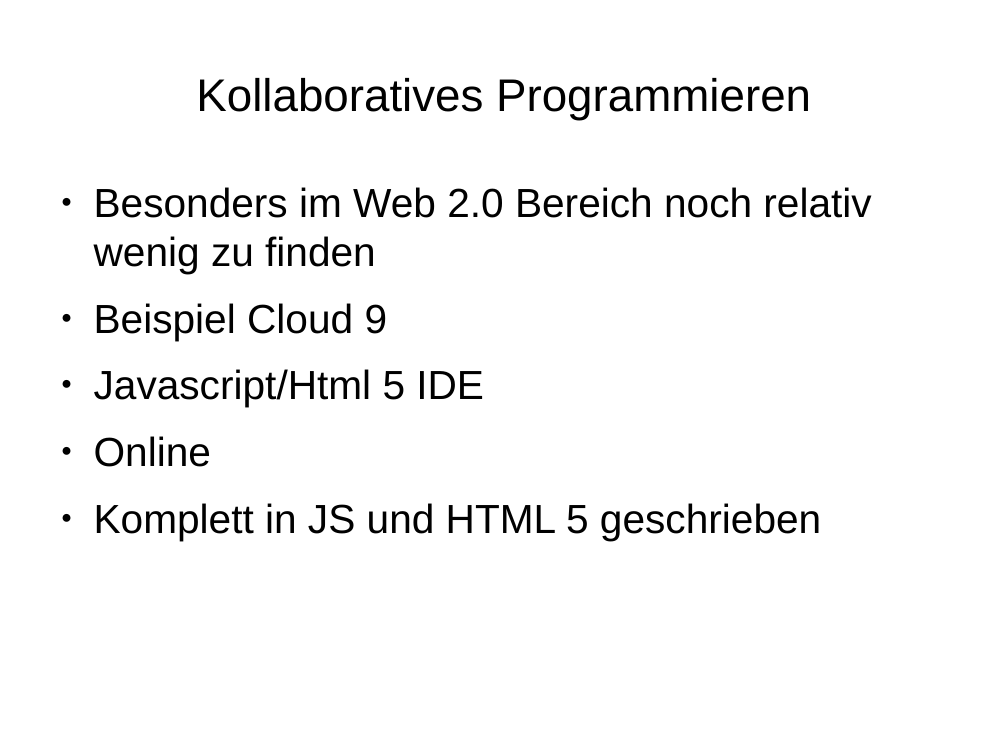
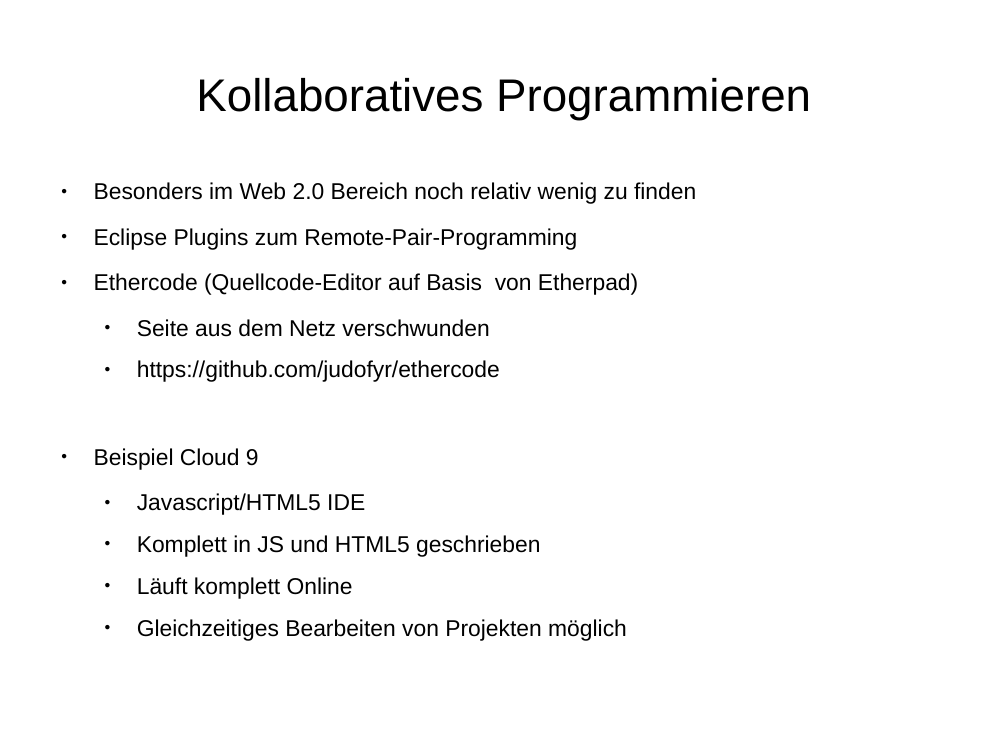
Before and after one commit to rommsen/Seminar_1905, a slide deck: slide 20 of referat/Kapitel4.odp. Drawn at 1008x756 pixels with LibreOffice and Linux fonts; fonts in the diff are those of the drawing. Boxes give left, top, right and bottom in pixels: in the first picture for what was removed or moved away, otherwise in the second. Text is boxed around its words. In the diff, an @@ line names an element or a change of style, - is before the commit and + after.

Commit message:
github erweitert, inhalte aus kapitel 5 in Kapitel 4 gepackt

```diff
--- a/referat/Kapitel4.odp
+++ b/referat/Kapitel4.odp
@@ text at [94, 182, 696, 470]: size 32 to 18 pt in "Besonders im Web 2.0 Bereich noch relativ ...", "Beispiel Cloud 9" @@
@@ text at [94, 228, 638, 382]: paragraphs added @@
+● Eclipse Plugins zum Remote-Pair-Programming
+● Ethercode (Quellcode-Editor auf Basis von Etherpad)
+  ● Seite aus dem Netz verschwunden
+  ● https://github.com/judofyr/ethercode
@@ text at [137, 493, 627, 641]: text changed; size 32 to 18 pt @@
-● Javascript/Html 5 IDE
-● Online
-● Komplett in JS und HTML 5 geschrieben
+  ● Javascript/HTML5 IDE
+  ● Komplett in JS und HTML5 geschrieben
+  ● Läuft komplett Online
+  ● Gleichzeitiges Bearbeiten von Projekten möglich
```
Also in this commit, not shown: 9 other slides changed, 12 slides added, 4 slides removed, 1 other file.
